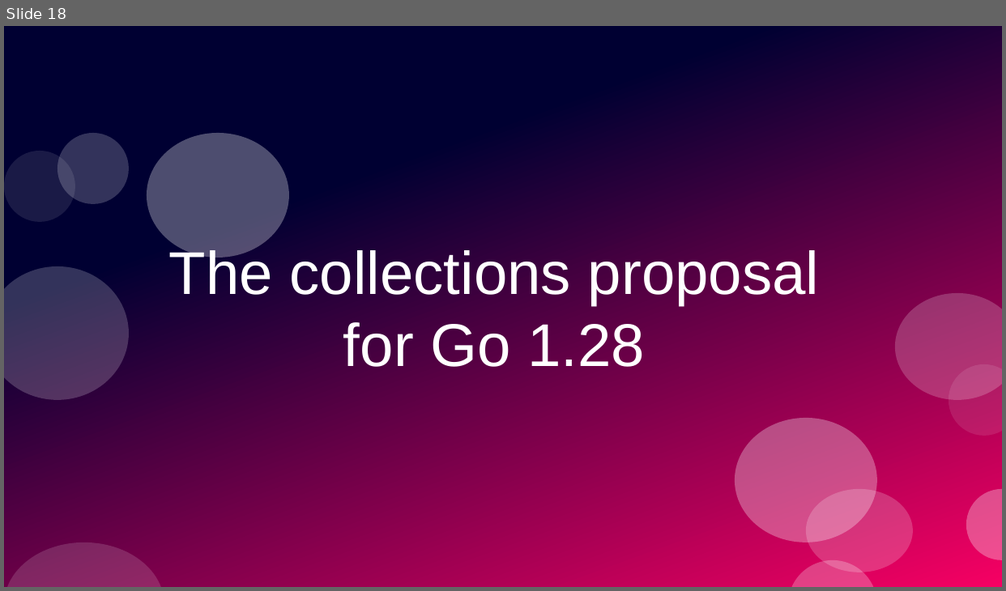
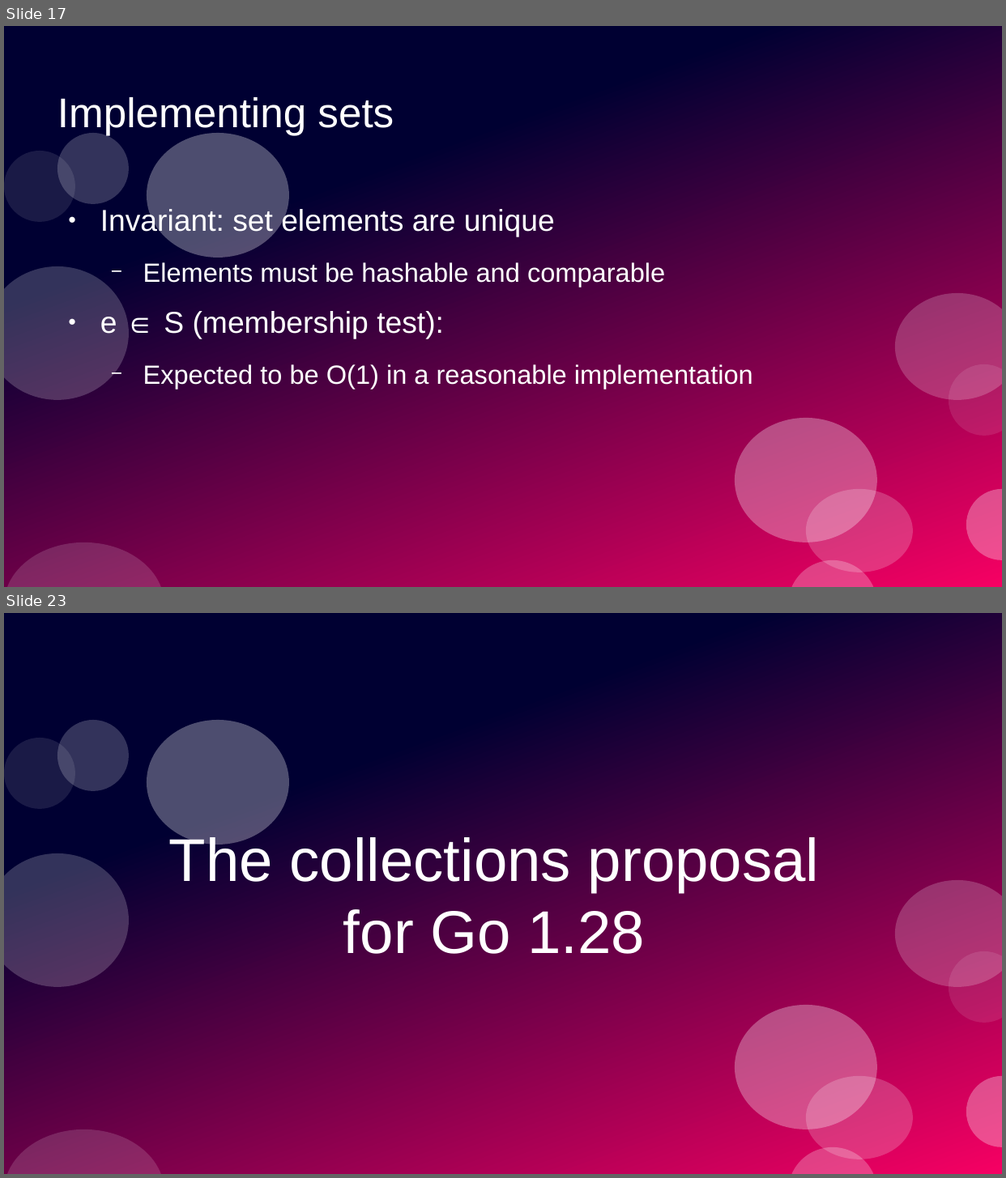
Before and after one commit to ramalho/sets-in-go, a slide deck: sets-in-go.odp. Shown one above the other, each under a label of ours: slide 18 before the commit, slides 17 and 23 after it; the slides between them are not shown. The pictures are 1006x591 and 1006x1178 pixels, drawn with LibreOffice and Linux fonts; fonts in the diff are those of the drawing. Boxes give left, top, right and bottom in pixels: in the first picture for what was removed or moved away, otherwise in the second. Text is boxed around its words. In the diff, an @@ line names an element or a change of style, - is before the commit and + after.

```diff
--- a/sets-in-go.odp
+++ b/sets-in-go.odp
@@ slide 17 added at (x1=4, y1=26, x2=1002, y2=587), background #FFFFFF; not listed: 12 template elements that a slide beside it also shows @@
@@ title added at (x1=57, y1=97, x2=394, y2=135), 33 pt, text #FFFFFF @@
+Implementing sets
@@ text added at (x1=100, y1=207, x2=753, y2=389), 21 pt, text #FFFFFF @@
+● Invariant: set elements are unique
+  − Elements must be hashable and comparable
+● e ∈ S (membership test):
+  − Expected to be O(1) in a reasonable implementation
@@ what was slide 18 is now slide 23 @@
```
Also in this commit, not shown: 10 other slides added, 3 slides removed.
